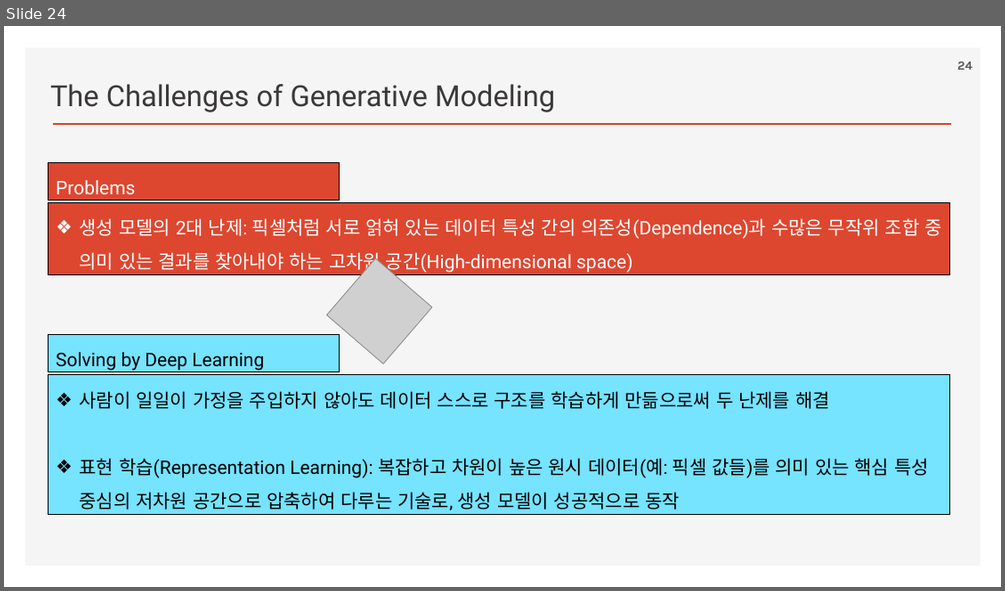
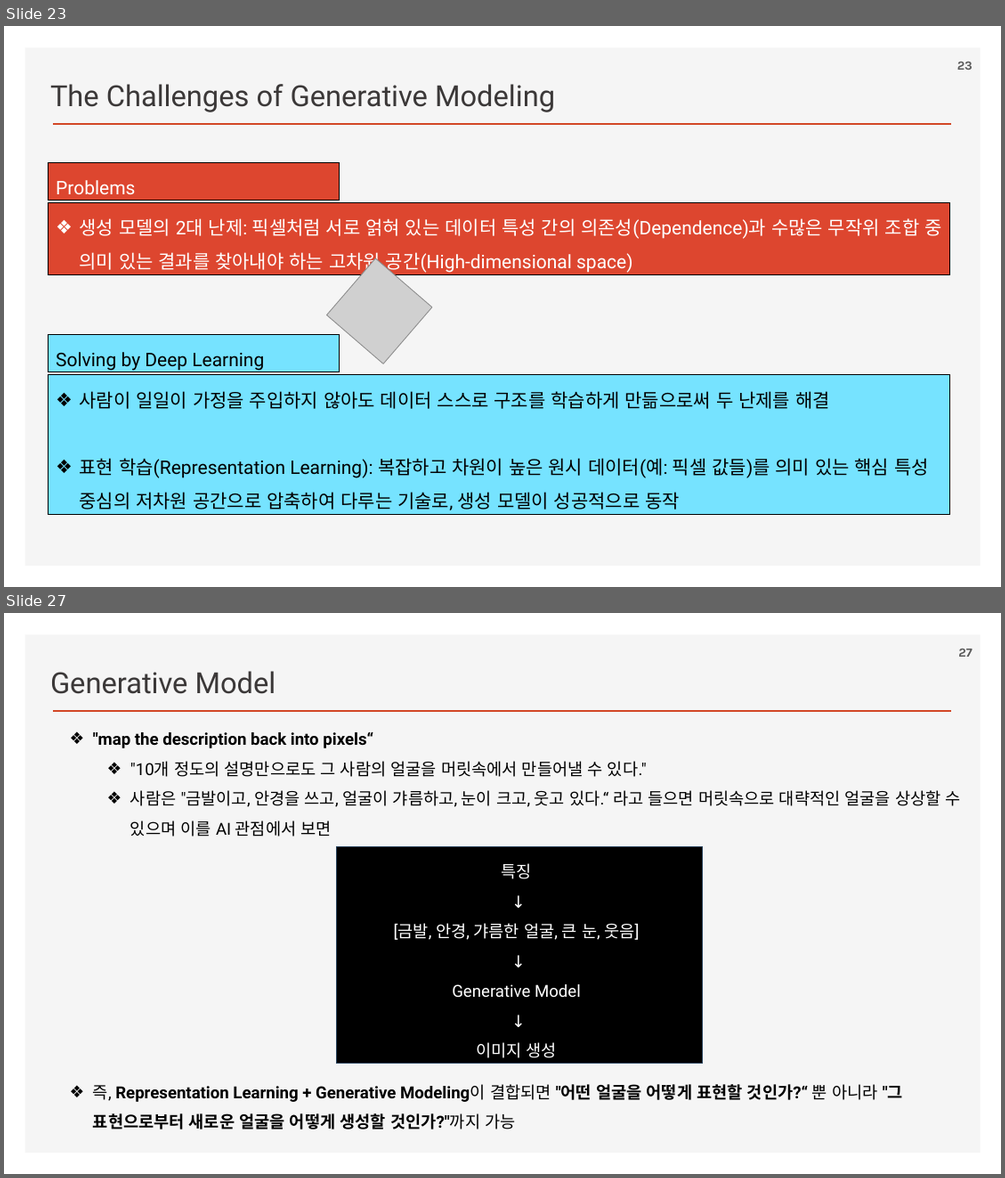
Before and after one commit to ancestor9/2026_Fall_AI-Literacy, a slide deck: Generative Deep Learning.pptx. Shown one above the other, each under a label of ours: slide 24 before the commit, slides 23 and 27 after it; the slides between them are not shown. The pictures are 1005x591 and 1005x1178 pixels, drawn with LibreOffice and Linux fonts; fonts in the diff are those of the drawing; grey boxes stand for pictures; background and template pictures are left out. Boxes give left, top, right and bottom in pixels: in the first picture for what was removed or moved away, otherwise in the second. Text is boxed around its words. In the diff, an @@ line names an element or a change of style, - is before the commit and + after.

```diff
--- a/Generative Deep Learning.pptx
+++ b/Generative Deep Learning.pptx
@@ slide 27 added at [4,613,1001,1174], background #FFFFFF; not listed: 2 template elements that a slide beside it also shows @@
@@ page number added at [958,649,971,657], 12 pt, text #595959, bold @@
+27
@@ text added at [50,671,276,694], 28 pt, text #3B3838 @@
+Generative Model
@@ text added at [93,732,961,1129], 16 pt, text #000000 @@
+❖ "map the description back into pixels“
+  ❖ "10개 정도의 설명만으로도 그 사람의 얼굴을 머릿속에서 만들어낼 수 있다."
+  ❖ 사람은 "금발이고, 안경을 쓰고, 얼굴이 갸름하고, 눈이 크고, 웃고 있다.“ 라고 들으면 머릿속으로 대략적인 얼굴을 상상할 수 있으며 이를 AI 관점에서 보면
+특징
+↓
+[금발, 안경, 갸름한 얼굴, 큰 눈, 웃음]
+↓
+Generative Model
+↓
+이미지 생성
+❖ 즉, Representation Learning + Generative Modeling이 결합되면 "어떤 얼굴을 어떻게 표현할 것인가?“ 뿐 아니라 "그 표현으로부터 새로운 얼굴을 어떻게 생성할 것인가?"까지 가능
@@ rectangle added at [337,846,704,1063], fill #000000, outline #28445D 1 pt @@
@@ what was slide 24 is now slide 23 @@
@@ page number at [957,62,972,70]: text changed @@
-24
+23
```
Also in this commit, not shown: 2 slides changed, 3 other slides added, 2 slides removed.
